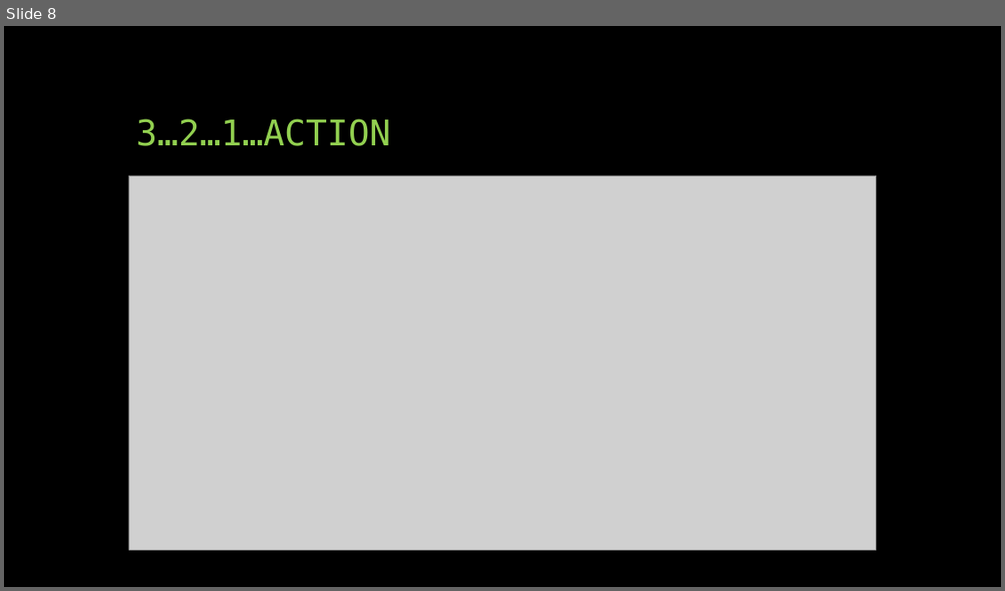
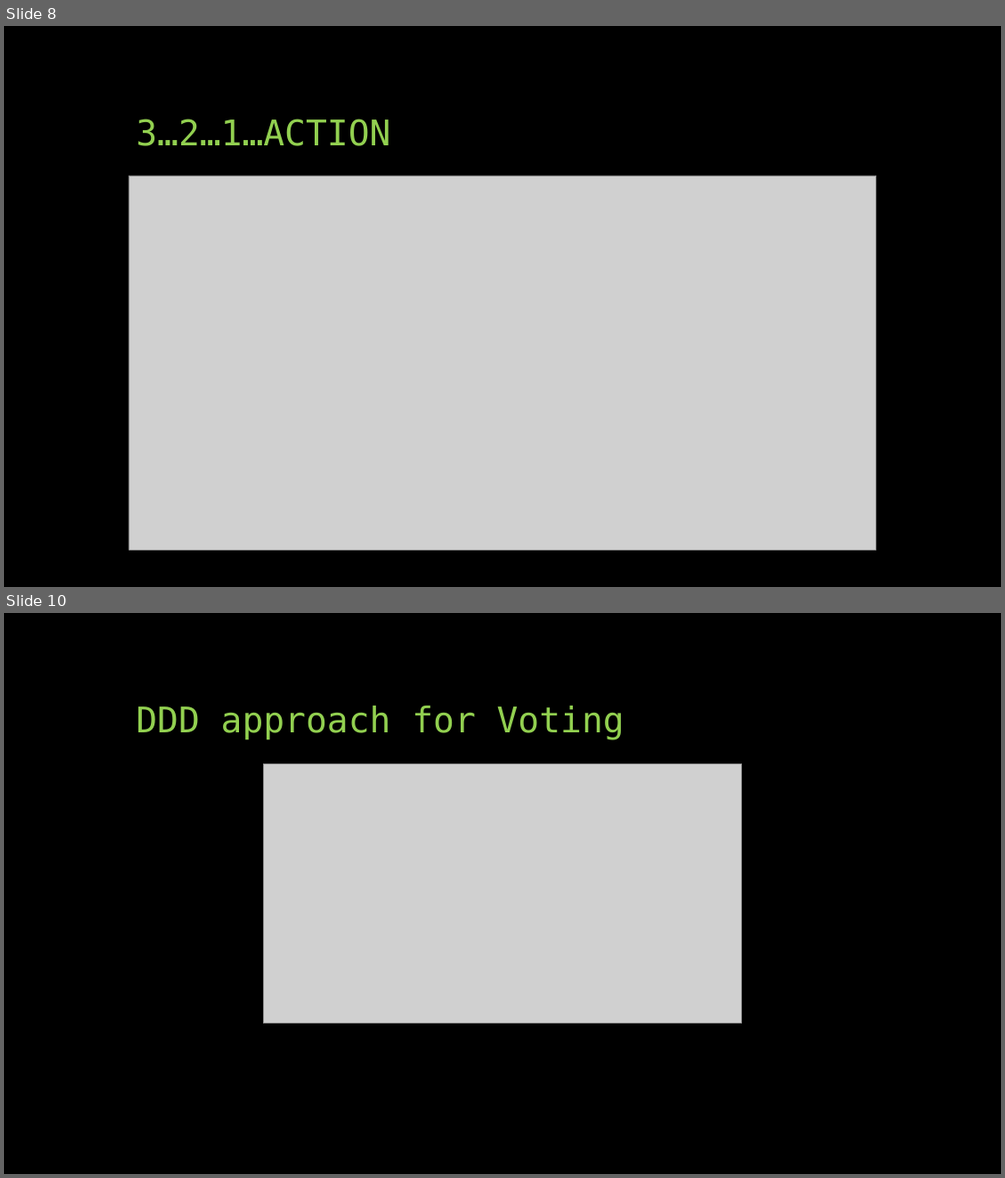
Before and after one commit to jcutrono/leanledger, a slide deck: Unmasking Blockchain.pptx. Shown one above the other, each under a label of ours: slide 8 before the commit, slides 8 and 10 after it; the slides between them are not shown. The pictures are 1005x591 and 1005x1178 pixels, drawn with LibreOffice and Linux fonts; fonts in the diff are those of the drawing; grey boxes stand for pictures. Boxes give left, top, right and bottom in pixels: in the first picture for what was removed or moved away, otherwise in the second. Text is boxed around its words. In the diff, an @@ line names an element or a change of style, - is before the commit and + after.

Commit message:
voting

```diff
--- a/Unmasking Blockchain.pptx
+++ b/Unmasking Blockchain.pptx
@@ slide 10 added at (4, 613, 1001, 1174), background #000000 @@
@@ title added at (136, 706, 624, 739), 34 pt, text #92D050 @@
+DDD approach for Voting
@@ picture added at (264, 764, 742, 1023) @@
```
Also in this commit, not shown: 1 slide changed, 7 other slides added, 6 slides removed, 1 other file.
